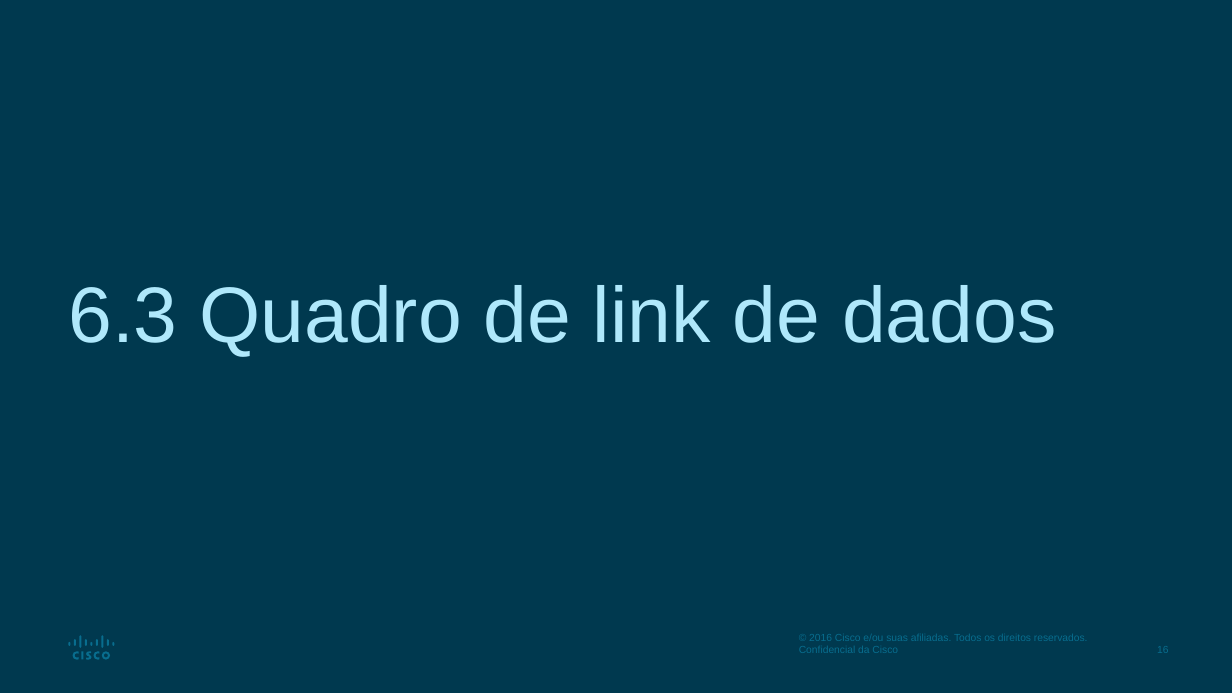
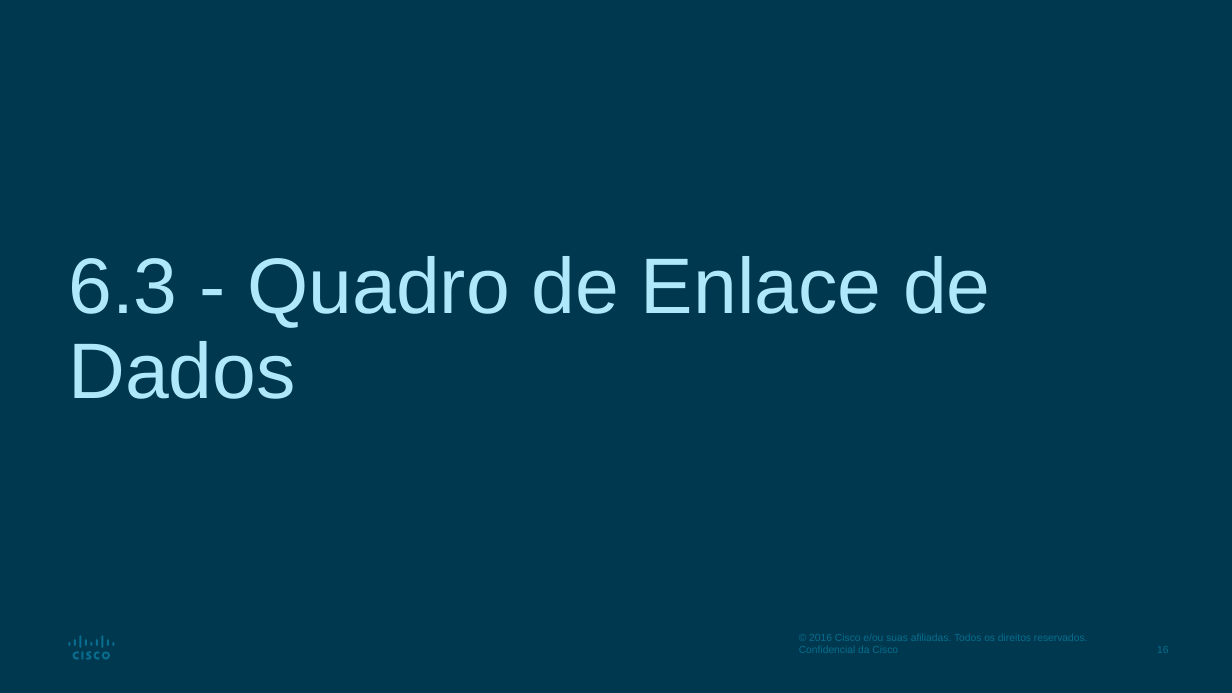
Before and after one commit to vaamonde/netacad, a slide deck: slide 16 of 02-CCNA-200-301-v7/01-CCNA-IntroducaoAsRedes-v7.02/01-Modulo01-PPTS/Modulo06-CamadaDeEnlace.pptx. Drawn at 1232x693 pixels with LibreOffice and Linux fonts; fonts in the diff are those of the drawing. Boxes give left, top, right and bottom in pixels: in the first picture for what was removed or moved away, otherwise in the second. Text is boxed around its words. In the diff, an @@ line names an element or a change of style, - is before the commit and + after.

```diff
--- a/02-CCNA-200-301-v7/01-CCNA-IntroducaoAsRedes-v7.02/01-Modulo01-PPTS/Modulo06-CamadaDeEnlace.pptx
+++ b/02-CCNA-200-301-v7/01-CCNA-IntroducaoAsRedes-v7.02/01-Modulo01-PPTS/Modulo06-CamadaDeEnlace.pptx
@@ title at bbox=[68, 256, 990, 399]: text changed @@
-6.3 Quadro de link de dados
+6.3 - Quadro de Enlace de Dados
```
Also in this commit, not shown: 17 other slides changed, 3 other files.
